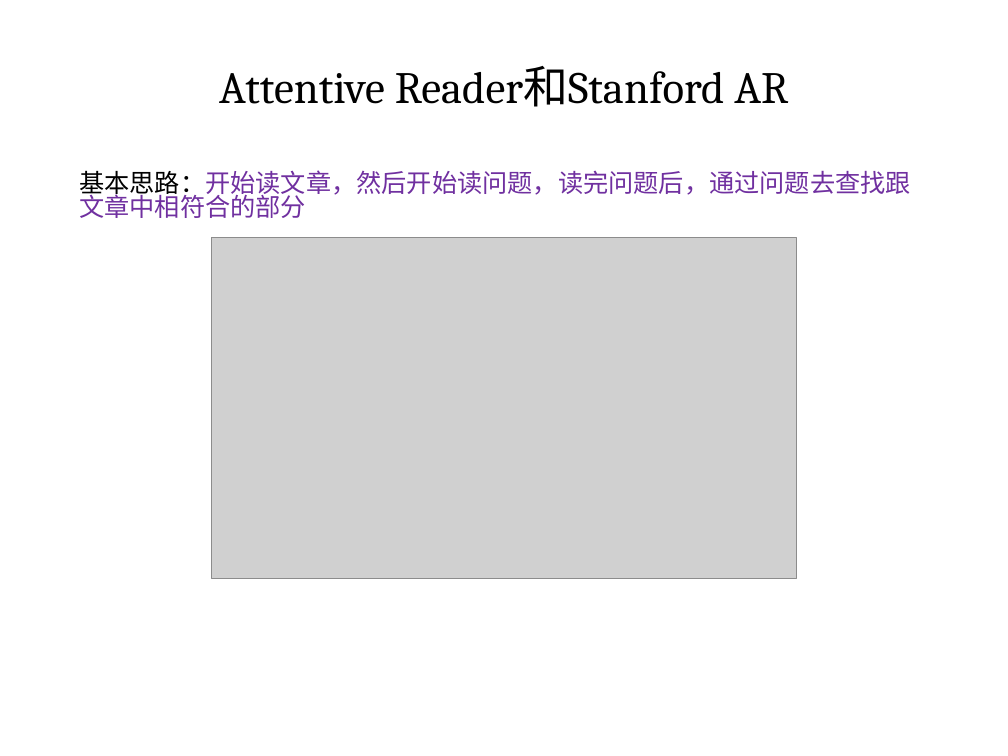
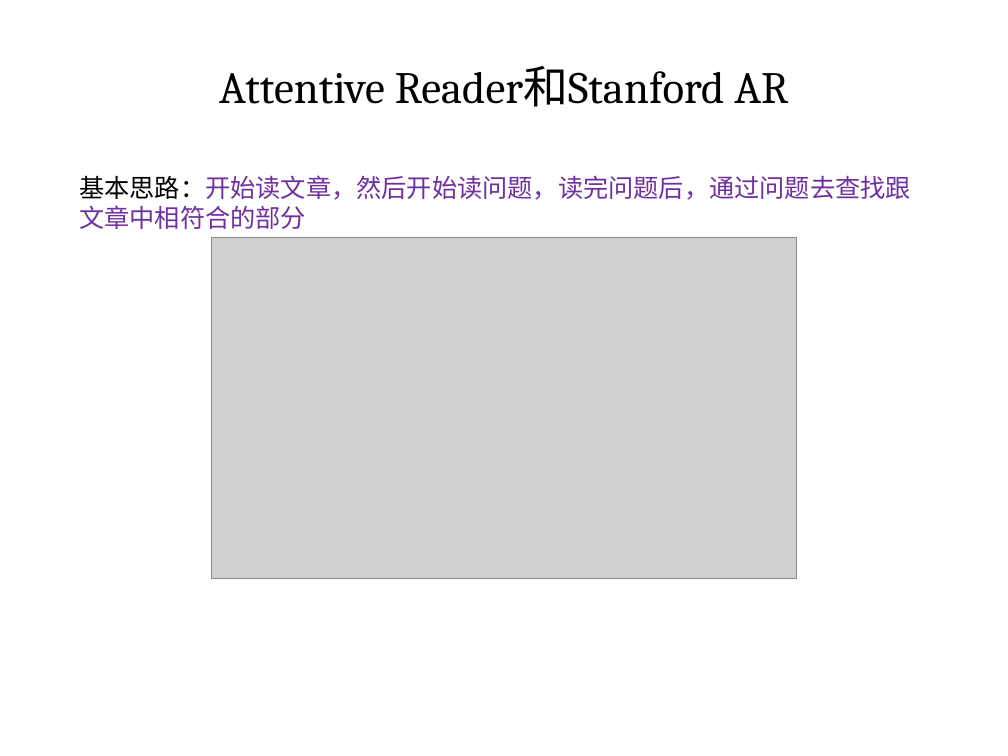
Before and after one commit to coddinglxf/readcomprehension, a slide deck: slide 11 of Reading Comprehensive.pptx (slide 9 before the commit). Drawn at 1008x756 pixels with LibreOffice and Linux fonts; fonts in the diff are those of the drawing; grey boxes stand for pictures. Boxes give left, top, right and bottom in pixels: in the first picture for what was removed or moved away, otherwise in the second. Text is boxed around its words. In the diff, an @@ line names an element or a change of style, - is before the commit and + after.

```diff
--- a/Reading Comprehensive.pptx
+++ b/Reading Comprehensive.pptx
@@ text "基本思路：开始读文章，然后开始读问题，读完问题后，通过问题去查找跟文章中相符合的部分" at (x1=79, y1=175, x2=911, y2=229): line spacing 0.8 to 1 @@
```
Also in this commit, not shown: 11 other slides changed, 4 slides added, 1 slide removed, 4 other files.
